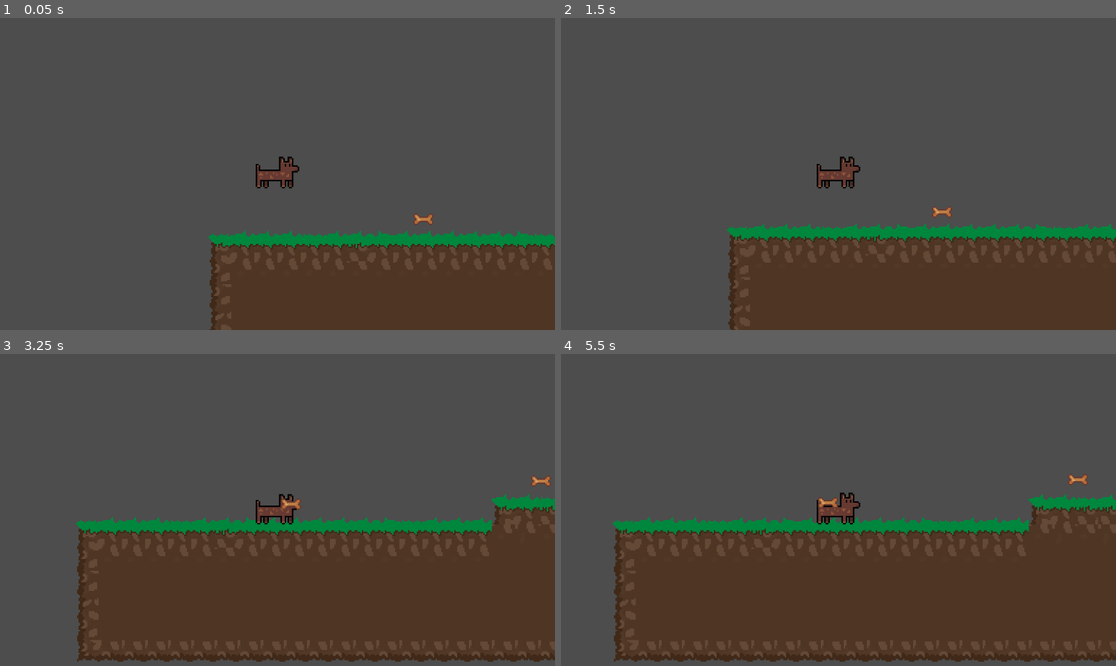
Above: before the commit, frames 1-4 (two rows, left to right).
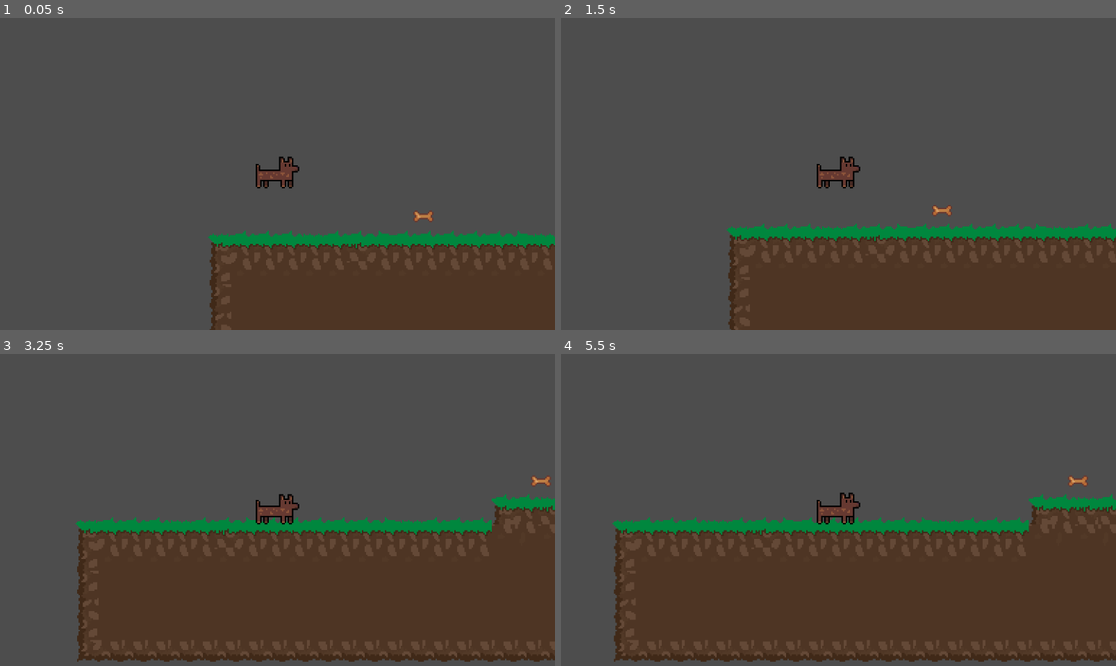
Above: after the commit, the same moments.

Repository: JhannerAlmeida/Dogo-Adventures
Game: Godot game, scene res://Levels/world.tscn
Two runs of this game, one before a commit and one after it. Both use one fixed random seed, a clock stepped at 60 frames per second and the inputs below.
Inputs:
- Up to frame 1 (0.05 s): no input
- Up to frame 2 (1.5 s): hold R (resart) 0.53-1.28 s; hold Right (ui_right) from 0.53 s (still down); tap Up (ui_up) at 0.77 s; tap R (resart) at 1.35 s
- Up to frame 3 (3.25 s): tap Up (ui_up) at 1.52, 3.02 s; release Right (ui_right) at 2.03 s; hold Left (ui_left) 2.03-2.78 s; hold R (resart) 2.03-2.78 s; hold Right (ui_right) from 2.78 s (still down); tap R (resart) at 2.85 s
- Up to frame 4 (5.5 s): hold R (resart) 3.53-4.28 s; tap Up (ui_up) at 3.77, 4.52 s; release Right (ui_right) at 4.28 s; hold Left (ui_left) 4.28-5.03 s; tap R (resart) at 4.35 s; hold Right (ui_right) from 5.03 s (still down); hold R (resart) from 5.03 s (still down)

The runs differ from the first frame. In frame 1, 0.1% of the frame differs, in the area x 74-79%, y 61-67%; in frame 2, less than 0.1%; in frame 3, less than 0.1%; in frame 4, 0.2%, in the area x 46-95%, y 38-50%.

Commit message:
Peticos Adicionado

Diff:
--- a/Player/Dogo.tscn
+++ b/Player/Dogo.tscn
@@ -5,7 +5,7 @@
 [ext_resource type="Texture2D" uid="uid://bf12au13kdwjv" path="res://Sprites/Dogo/dogo2.png" id="2_bmcgm"]
 
 [sub_resource type="RectangleShape2D" id="RectangleShape2D_mtvkv"]
-size = Vector2(25, 18)
+size = Vector2(26, 18)
 
 [sub_resource type="AtlasTexture" id="AtlasTexture_vtb2g"]
 atlas = ExtResource("1_j42uk")
@@ -34,7 +34,7 @@
 script = ExtResource("1_bmcgm")
 
 [node name="CollisionShape2D" type="CollisionShape2D" parent="."]
-position = Vector2(-2.5, 1)
+position = Vector2(-2, 1)
 shape = SubResource("RectangleShape2D_mtvkv")
 
 [node name="AnimatedSprite2D" type="AnimatedSprite2D" parent="."]
--- a/Scenes/coin.tscn
+++ b/Scenes/coin.tscn
@@ -3,13 +3,13 @@
 [ext_resource type="Script" uid="uid://81lcc4f0ul0j" path="res://Scripts/coin.gd" id="1_jgi06"]
 [ext_resource type="Texture2D" uid="uid://dmgk2tj3eygie" path="res://Petisco.png" id="2_jgi06"]
 
+[sub_resource type="AtlasTexture" id="AtlasTexture_h2p6v"]
+atlas = ExtResource("2_jgi06")
+region = Rect2(16, 0, 16, 16)
+
 [sub_resource type="AtlasTexture" id="AtlasTexture_g537i"]
 atlas = ExtResource("2_jgi06")
 region = Rect2(0, 0, 16, 16)
-
-[sub_resource type="AtlasTexture" id="AtlasTexture_h2p6v"]
-atlas = ExtResource("2_jgi06")
-region = Rect2(16, 0, 16, 16)
 
 [sub_resource type="AtlasTexture" id="AtlasTexture_ffmqm"]
 atlas = ExtResource("2_jgi06")
@@ -23,10 +23,10 @@
 animations = [{
 "frames": [{
 "duration": 1.0,
-"texture": SubResource("AtlasTexture_g537i")
+"texture": SubResource("AtlasTexture_h2p6v")
 }, {
 "duration": 1.0,
-"texture": SubResource("AtlasTexture_h2p6v")
+"texture": SubResource("AtlasTexture_g537i")
 }, {
 "duration": 1.0,
 "texture": SubResource("AtlasTexture_ffmqm")
@@ -39,8 +39,8 @@
 "speed": 5.0
 }]
 
-[sub_resource type="CircleShape2D" id="CircleShape2D_m55n1"]
-radius = 5.0
+[sub_resource type="RectangleShape2D" id="RectangleShape2D_jgi06"]
+size = Vector2(14, 8)
 
 [node name="Area2D" type="Area2D"]
 collision_mask = 2
@@ -50,6 +50,11 @@
 sprite_frames = SubResource("SpriteFrames_qtgto")
 animation = &"petisco"
 autoplay = "petisco"
+frame = 2
+frame_progress = 0.73797
 
 [node name="CollisionShape2D" type="CollisionShape2D" parent="."]
-shape = SubResource("CircleShape2D_m55n1")
+position = Vector2(0, -1)
+shape = SubResource("RectangleShape2D_jgi06")
+
+[connection signal="body_entered" from="." to="." method="_on_body_entered"]
